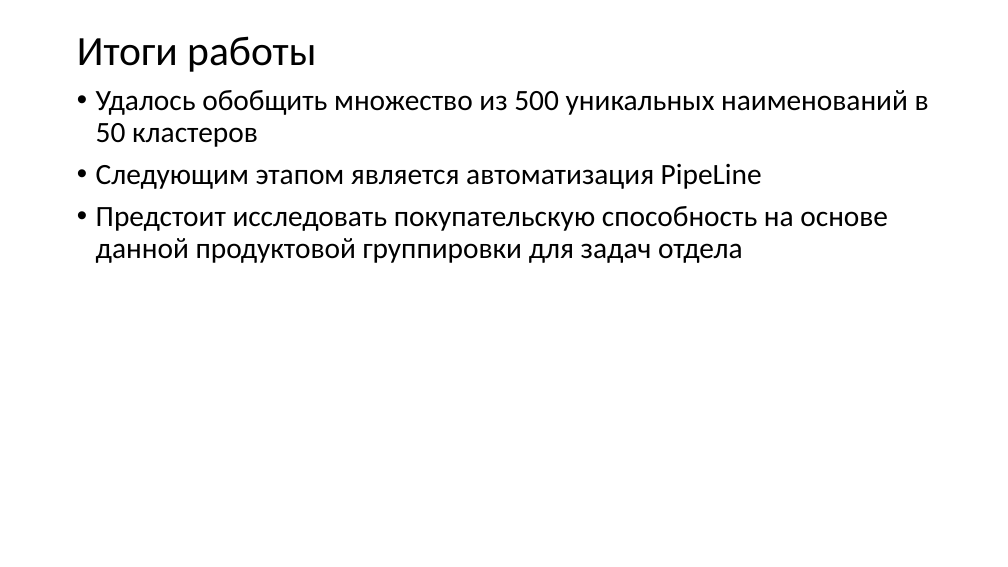
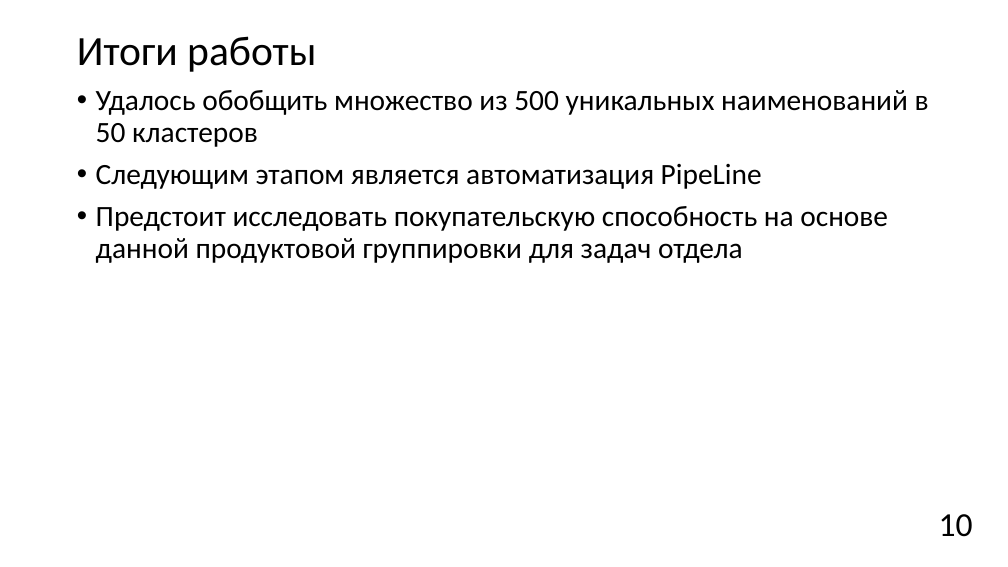
Before and after one commit to JacKira/MastersDegree, a slide deck: slide 10 of Отчет/speech.pptx. Drawn at 1008x567 pixels with LibreOffice and Linux fonts; fonts in the diff are those of the drawing. Boxes give left, top, right and bottom in pixels: in the first picture for what was removed or moved away, otherwise in the second. Text is boxed around its words. In the diff, an @@ line names an element or a change of style, - is before the commit and + after.

```diff
--- a/Отчет/speech.pptx
+++ b/Отчет/speech.pptx
@@ page number added at box(939, 514, 973, 537), 32 pt, text #000000 @@
+10
```
Also in this commit, not shown: 8 other slides changed, 1 slide added, 1 other file.
